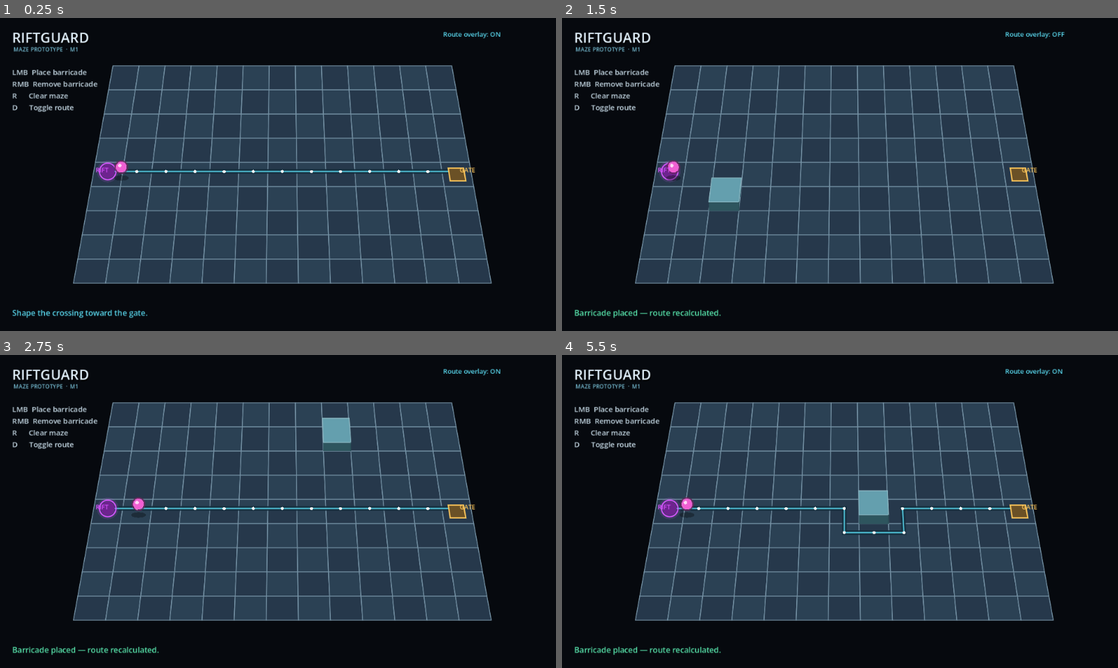
Above: before the commit, frames 1-4 (two rows, left to right).
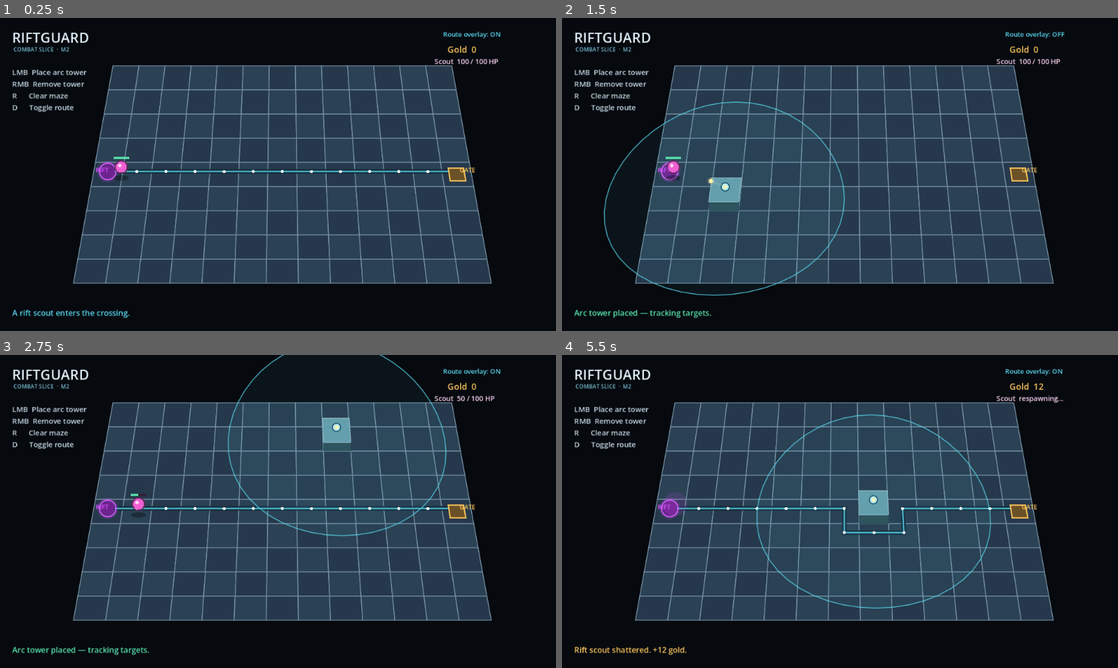
Above: after the commit, the same moments.

Repository: Jotep-boop/Riftguard
Game: Godot game, scene res://main/main.tscn
Two runs of this game, one before a commit and one after it. Both use one fixed random seed, a clock stepped at 60 frames per second and the inputs below.
Inputs (mouse positions are in pixels of both pictures, inside the frame that each line leads up to):
- Up to frame 1 (0.25 s): no input
- Up to frame 2 (1.5 s): tap Enter at 0.5 s; move the mouse to (962, 158) at 0.52 s; hold D 0.53-1.28 s; tap R at 0.6, 1.35 s; click (962, 158) at 0.67 s; move the mouse to (728, 190) at 1.27 s; click (728, 190) at 1.42 s
- Up to frame 3 (2.75 s): move the mouse to (333, 442) at 2.02 s; hold D from 2.03 s (still down); tap R at 2.1 s; click (333, 442) at 2.17 s
- Up to frame 4 (5.5 s): move the mouse to (812, 574) at 2.77 s; tap R every 0.75 s from 2.85 to 5.1 s; click (812, 574) at 2.92 s; move the mouse to (1006, 558) at 3.52 s; release D at 3.53 s; click (1006, 558) at 3.67 s; move the mouse to (673, 464) at 4.27 s; click (673, 464) at 4.42 s; move the mouse to (867, 511) at 5.02 s; click (867, 511) at 5.17 s

The runs differ from the first frame. In frame 1, 0.8% of the frame differs, in the area x 2-90%, y 8-96%; in frame 2, 1.4%; in frame 3, 1.3%; in frame 4, 1.6%, in the area x 2-91%, y 8-96%.

Commit message:
[verified] feat: add first combat slice

Diff:
--- /dev/null
+++ b/gameplay/combat/combat_model.gd
@@ -0,0 +1,94 @@
+class_name CombatModel
+extends RefCounted
+
+const TOWER_RANGE := 4.0
+const TOWER_DAMAGE := 25.0
+const TOWER_COOLDOWN := 0.65
+const PROJECTILE_DURATION := 0.18
+
+var towers: Dictionary = {}
+var enemies: Dictionary = {}
+var projectiles: Array[Dictionary] = []
+var gold := 0
+var events: Array[Dictionary] = []
+
+func add_tower(cell: Vector2i) -> void:
+    towers[cell] = {"cooldown": 0.0}
+
+func remove_tower(cell: Vector2i) -> void:
+    towers.erase(cell)
+
+func add_enemy(id: String, position: Vector2, route_progress: float, max_health: float, reward: int) -> void:
+    for index in range(projectiles.size() - 1, -1, -1):
+        if projectiles[index].target_id == id:
+            projectiles.remove_at(index)
+    enemies[id] = {
+        "position": position,
+        "route_progress": route_progress,
+        "health": max_health,
+        "max_health": max_health,
+        "reward": reward,
+        "alive": true,
+    }
+
+func update_enemy(id: String, position: Vector2, route_progress: float) -> void:
+    if not enemies.has(id):
+        return
+    enemies[id].position = position
+    enemies[id].route_progress = route_progress
+
+func consume_events() -> Array[Dictionary]:
+    var emitted := events.duplicate(true)
+    events.clear()
+    return emitted
+
+func advance(delta: float) -> void:
+    _advance_projectiles(delta)
+    for cell in towers:
+        var tower: Dictionary = towers[cell]
+        tower.cooldown = maxf(0.0, tower.cooldown - delta)
+        if tower.cooldown > 0.0:
+            continue
+        var target_id := _find_target(Vector2(cell))
+        if target_id.is_empty():
+            continue
+        projectiles.append({
+            "origin": Vector2(cell),
+            "target_id": target_id,
+            "remaining": PROJECTILE_DURATION,
+            "duration": PROJECTILE_DURATION,
+        })
+        tower.cooldown = TOWER_COOLDOWN
+        events.append({"type": "shot", "tower_cell": cell, "target_id": target_id})
+
+func _advance_projectiles(delta: float) -> void:
+    for index in range(projectiles.size() - 1, -1, -1):
+        var projectile: Dictionary = projectiles[index]
+        projectile.remaining -= delta
+        if projectile.remaining > 0.0001:
+            continue
+        projectiles.remove_at(index)
+        var target_id: String = projectile.target_id
+        if not enemies.has(target_id) or not enemies[target_id].alive:
+            continue
+        var enemy: Dictionary = enemies[target_id]
+        enemy.health = maxf(0.0, enemy.health - TOWER_DAMAGE)
+        events.append({"type": "hit", "target_id": target_id, "damage": TOWER_DAMAGE})
+        if enemy.health <= 0.0:
+            enemy.alive = false
+            gold += enemy.reward
+            events.append({"type": "death", "target_id": target_id, "reward": enemy.reward})
+
+func _find_target(tower_position: Vector2) -> String:
+    var best_id := ""
+    var best_progress := -INF
+    for id in enemies:
+        var enemy: Dictionary = enemies[id]
+        if not enemy.alive:
+            continue
+        if tower_position.distance_to(enemy.position) > TOWER_RANGE:
+            continue
+        if enemy.route_progress > best_progress:
+            best_progress = enemy.route_progress
+            best_id = id
+    return best_id
--- a/main/main.gd
+++ b/main/main.gd
@@ -1,6 +1,7 @@
 extends Node2D
 
 const BoardModelScript = preload("res://gameplay/board/board_model.gd")
+const CombatModelScript = preload("res://gameplay/combat/combat_model.gd")
 
 const BOARD_SIZE := Vector2i(13, 9)
 const START_CELL := Vector2i(0, 4)
@@ -12,6 +13,10 @@
 const BOTTOM_CELL_WIDTH := 74.0
 const BLOCK_HEIGHT := 20.0
 const ENEMY_SPEED := 125.0
+const ENEMY_ID := "scout"
+const ENEMY_MAX_HEALTH := 100.0
+const ENEMY_REWARD := 12
+const RESPAWN_DELAY := 0.9
 
 const COLOR_FLOOR_A := Color("#26384b")
 const COLOR_FLOOR_B := Color("#2b4154")
@@ -21,24 +26,44 @@
 const COLOR_INVALID := Color("#ff6b74")
 const COLOR_RIFT := Color("#d852ff")
 const COLOR_GATE := Color("#ffc85c")
+const COLOR_TOWER := Color("#4f92a3")
+const COLOR_PROJECTILE := Color("#fff3a8")
 
 var board_model
+var combat_model
 var hovered_cell := Vector2i(-1, -1)
 var show_route := true
 var enemy_position := Vector2.ZERO
 var enemy_route_index := 0
 var enemy_segment_progress := 0.0
+var enemy_respawn_timer := 0.0
+var hit_flash_timer := 0.0
+var death_burst_timer := 0.0
 var status_label: Label
 var route_label: Label
+var gold_label: Label
+var enemy_label: Label
 
 func _ready() -> void:
     board_model = BoardModelScript.new(BOARD_SIZE, START_CELL, GOAL_CELL)
+    combat_model = CombatModelScript.new()
     _build_interface()
-    _reset_enemy()
+    _spawn_enemy()
     queue_redraw()
 
 func _process(delta: float) -> void:
-    _advance_enemy(delta)
+    hit_flash_timer = maxf(0.0, hit_flash_timer - delta)
+    death_burst_timer = maxf(0.0, death_burst_timer - delta)
+    if enemy_respawn_timer > 0.0:
+        enemy_respawn_timer -= delta
+        if enemy_respawn_timer <= 0.0:
+            _spawn_enemy()
+    elif _enemy_is_alive():
+        _advance_enemy(delta)
+        combat_model.update_enemy(ENEMY_ID, _enemy_grid_position(), _enemy_route_progress())
+    combat_model.advance(delta)
+    _handle_combat_events()
+    _update_hud()
     queue_redraw()
 
 func _unhandled_input(event: InputEvent) -> void:
@@ -48,14 +73,16 @@
     elif event is InputEventMouseButton and event.pressed:
         hovered_cell = _cell_at_point(event.position)
         if event.button_index == MOUSE_BUTTON_LEFT:
-            _place_hovered_blocker()
+            _place_hovered_tower()
         elif event.button_index == MOUSE_BUTTON_RIGHT:
-            _remove_hovered_blocker()
+            _remove_hovered_tower()
     elif event is InputEventKey and event.pressed and not event.echo:
         if event.keycode == KEY_R:
             board_model.clear_blockers()
+            for cell in combat_model.towers.keys():
+                combat_model.remove_tower(cell)
             _set_status("Maze cleared. The rift has a straight shot again.", COLOR_ROUTE)
-            _reset_enemy()
+            _reset_enemy_movement()
         elif event.keycode == KEY_D:
             show_route = not show_route
             route_label.text = "Route overlay: %s" % ("ON" if show_route else "OFF")
@@ -66,8 +93,10 @@
     if show_route:
         _draw_route()
     _draw_endpoints()
-    _draw_blockers()
+    _draw_range_preview()
+    _draw_towers()
     _draw_hover_preview()
+    _draw_projectiles()
     _draw_enemy()
 
 func _draw_board() -> void:
@@ -101,21 +130,33 @@
     draw_colored_polygon(gate_tile, Color("#6b5126"))
     draw_polyline(_close_polygon(gate_tile), COLOR_GATE, 3.0, true)
 
-func _draw_blockers() -> void:
+func _draw_range_preview() -> void:
+    if not combat_model.towers.has(hovered_cell):
+        return
+    var ring := PackedVector2Array()
+    for step in range(49):
+        var angle := TAU * float(step) / 48.0
+        var point := Vector2(hovered_cell) + Vector2(cos(angle), sin(angle)) * CombatModelScript.TOWER_RANGE
+        ring.append(_grid_position_to_world(point))
+    draw_colored_polygon(ring, Color(COLOR_ROUTE, 0.055))
+    draw_polyline(ring, Color(COLOR_ROUTE, 0.72), 2.0, true)
+
+func _draw_towers() -> void:
     for depth in range(BOARD_SIZE.y):
         for cell in board_model.blocked.keys():
-            if cell.y == depth:
-                _draw_prism(cell, Color("#4f92a3"), 1.0)
+            if cell.y != depth:
+                continue
+            _draw_prism(cell, COLOR_TOWER, 1.0)
+            var turret := _cell_to_world(cell) - Vector2(0.0, BLOCK_HEIGHT + 7.0)
+            draw_circle(turret, 8.0, Color("#b7edf3"))
+            draw_circle(turret, 4.0, COLOR_PROJECTILE)
+            draw_arc(turret, 9.5, 0.0, TAU, 18, Color("#24566a"), 2.0, true)
 
 func _draw_hover_preview() -> void:
     if not _inside_board(hovered_cell) or board_model.blocked.has(hovered_cell):
         return
     var allowed: bool = board_model.can_place_blocker(hovered_cell)
-    _draw_prism(
-        hovered_cell,
-        Color(COLOR_VALID if allowed else COLOR_INVALID, 0.62),
-        0.88
-    )
+    _draw_prism(hovered_cell, Color(COLOR_VALID if allowed else COLOR_INVALID, 0.62), 0.88)
 
 func _draw_prism(cell: Vector2i, color: Color, scale_factor: float) -> void:
     var base := _tile_polygon(cell, scale_factor)
@@ -130,34 +171,68 @@
     draw_polyline(_close_polygon(top), color.lightened(0.35), 1.6, true)
     draw_line(top[2], base[2], color.darkened(0.5), 1.5, true)
 
+func _draw_projectiles() -> void:
+    for projectile in combat_model.projectiles:
+        if not combat_model.enemies.has(projectile.target_id):
+            continue
+        var origin_cell := Vector2i(projectile.origin)
+        var origin := _cell_to_world(origin_cell) - Vector2(0.0, BLOCK_HEIGHT + 8.0)
+        var target := enemy_position - Vector2(0.0, 17.0)
+        var progress: float = 1.0 - projectile.remaining / projectile.duration
+        var position := origin.lerp(target, clampf(progress, 0.0, 1.0))
+        draw_line(origin, position, Color(COLOR_PROJECTILE, 0.22), 2.0, true)
+        draw_circle(position, 5.0, COLOR_PROJECTILE)
+        draw_circle(position, 9.0, Color(COLOR_PROJECTILE, 0.16))
+
 func _draw_enemy() -> void:
+    if death_burst_timer > 0.0:
+        var burst_radius := 18.0 + (0.5 - death_burst_timer) * 45.0
+        draw_circle(enemy_position - Vector2(0.0, 17.0), burst_radius, Color(COLOR_RIFT, death_burst_timer * 0.45))
+    if not _enemy_is_alive():
+        return
     draw_set_transform(enemy_position + Vector2(0.0, 8.0), 0.0, Vector2(1.3, 0.48))
     draw_circle(Vector2.ZERO, 13.0, Color(0.0, 0.0, 0.0, 0.32))
     draw_set_transform(Vector2.ZERO)
     var body := enemy_position - Vector2(0.0, 17.0)
-    draw_circle(body, 12.5, Color("#f05fd2"))
+    var body_color := Color.WHITE if hit_flash_timer > 0.0 else Color("#f05fd2")
+    draw_circle(body, 12.5, body_color)
     draw_circle(body - Vector2(3.5, 3.5), 4.0, Color("#ffd7f6"))
     draw_arc(body, 14.5, 0.0, TAU, 24, Color("#6f235e"), 2.0, true)
-
-func _place_hovered_blocker() -> void:
+    var enemy: Dictionary = combat_model.enemies[ENEMY_ID]
+    var health_ratio: float = enemy.health / enemy.max_health
+    var bar_position := body + Vector2(-18.0, -24.0)
+    draw_rect(Rect2(bar_position, Vector2(36.0, 5.0)), Color("#321f32"))
+    draw_rect(Rect2(bar_position, Vector2(36.0 * health_ratio, 5.0)), COLOR_VALID)
+
+func _place_hovered_tower() -> void:
     if board_model.try_place_blocker(hovered_cell):
-        _set_status("Barricade placed — route recalculated.", COLOR_VALID)
-        _reset_enemy()
+        combat_model.add_tower(hovered_cell)
+        _set_status("Arc tower placed — tracking targets.", COLOR_VALID)
+        _reset_enemy_movement()
     else:
-        _set_status("Placement rejected — the rift must retain a route.", COLOR_INVALID)
+        _set_status("Placement rejected — breach attacks arrive in the next slice.", COLOR_INVALID)
     queue_redraw()
 
-func _remove_hovered_blocker() -> void:
+func _remove_hovered_tower() -> void:
     if board_model.remove_blocker(hovered_cell):
-        _set_status("Barricade removed.", COLOR_ROUTE)
-        _reset_enemy()
+        combat_model.remove_tower(hovered_cell)
+        _set_status("Arc tower removed.", COLOR_ROUTE)
+        _reset_enemy_movement()
         queue_redraw()
 
-func _reset_enemy() -> void:
+func _spawn_enemy() -> void:
+    enemy_respawn_timer = 0.0
+    _reset_enemy_movement()
+    combat_model.add_enemy(ENEMY_ID, _enemy_grid_position(), 0.0, ENEMY_MAX_HEALTH, ENEMY_REWARD)
+    _set_status("A rift scout enters the crossing.", COLOR_ROUTE)
+
+func _reset_enemy_movement() -> void:
     enemy_route_index = 0
     enemy_segment_progress = 0.0
     if not board_model.route.is_empty():
         enemy_position = _cell_to_world(board_model.route.front())
+    if combat_model != null and combat_model.enemies.has(ENEMY_ID):
+        combat_model.update_enemy(ENEMY_ID, _enemy_grid_position(), 0.0)
 
 func _advance_enemy(delta: float) -> void:
     if board_model.route.size() < 2:
@@ -167,7 +242,8 @@
         var from := _cell_to_world(board_model.route[enemy_route_index])
         var next_index := enemy_route_index + 1
         if next_index >= board_model.route.size():
-            _reset_enemy()
+            _set_status("Scout reached the gate — lives arrive with M3.", COLOR_GATE)
+            _spawn_enemy()
             return
         var to := _cell_to_world(board_model.route[next_index])
         var segment_length := from.distance_to(to)
@@ -181,12 +257,48 @@
         enemy_segment_progress = 0.0
         enemy_position = to
 
+func _enemy_grid_position() -> Vector2:
+    if board_model.route.is_empty():
+        return Vector2(START_CELL)
+    var current := Vector2(board_model.route[enemy_route_index])
+    var next_index := mini(enemy_route_index + 1, board_model.route.size() - 1)
+    return current.lerp(Vector2(board_model.route[next_index]), enemy_segment_progress)
+
+func _enemy_route_progress() -> float:
+    if board_model.route.size() < 2:
+        return 0.0
+    return (float(enemy_route_index) + enemy_segment_progress) / float(board_model.route.size() - 1)
+
+func _enemy_is_alive() -> bool:
+    return combat_model != null and combat_model.enemies.has(ENEMY_ID) and combat_model.enemies[ENEMY_ID].alive
+
+func _handle_combat_events() -> void:
+    for event in combat_model.consume_events():
+        if event.type == "hit":
+            hit_flash_timer = 0.12
+        elif event.type == "death":
+            death_burst_timer = 0.5
+            enemy_respawn_timer = RESPAWN_DELAY
+            _set_status("Rift scout shattered. +%d gold." % event.reward, COLOR_GATE)
+
+func _update_hud() -> void:
+    gold_label.text = "Gold  %d" % combat_model.gold
+    if _enemy_is_alive():
+        var enemy: Dictionary = combat_model.enemies[ENEMY_ID]
+        enemy_label.text = "Scout  %d / %d HP" % [ceili(enemy.health), ceili(enemy.max_health)]
+    else:
+        enemy_label.text = "Scout  respawning..."
+
 func _cell_to_world(cell: Vector2i) -> Vector2:
-    var tile := _tile_polygon(cell, 1.0)
-    var center := Vector2.ZERO
-    for point in tile:
-        center += point
-    return center / tile.size()
+    return _grid_position_to_world(Vector2(cell))
+
+func _grid_position_to_world(position: Vector2) -> Vector2:
+    var depth_ratio := (position.y + 0.5) / BOARD_SIZE.y
+    var row_width := lerpf(TOP_CELL_WIDTH, BOTTOM_CELL_WIDTH, depth_ratio)
+    return Vector2(
+        BOARD_CENTER_X + (position.x + 0.5 - BOARD_SIZE.x * 0.5) * row_width,
+        lerpf(BOARD_TOP_Y, BOARD_BOTTOM_Y, depth_ratio)
+    )
 
 func _cell_at_point(point: Vector2) -> Vector2i:
     for depth in range(BOARD_SIZE.y):
@@ -222,11 +334,7 @@
         center += point
     return center / points.size()
 
-func _scaled_polygon(
-    points: PackedVector2Array,
-    center: Vector2,
-    scale_factor: float
-) -> PackedVector2Array:
+func _scaled_polygon(points: PackedVector2Array, center: Vector2, scale_factor: float) -> PackedVector2Array:
     var scaled := PackedVector2Array()
     for point in points:
         scaled.append(center + (point - center) * scale_factor)
@@ -243,13 +351,15 @@
     title.add_theme_constant_override("shadow_offset_x", 2)
     title.add_theme_constant_override("shadow_offset_y", 3)
 
-    _make_label("MAZE PROTOTYPE  ·  M1", Vector2(31, 63), 13, Color("#77bed4"))
-    _make_label("LMB  Place barricade\nRMB  Remove barricade\nR      Clear maze\nD      Toggle route", Vector2(28, 112), 17, Color("#c5d9e5"))
+    _make_label("COMBAT SLICE  ·  M2", Vector2(31, 63), 13, Color("#77bed4"))
+    _make_label("LMB  Place arc tower\nRMB  Remove tower\nR      Clear maze\nD      Toggle route", Vector2(28, 112), 17, Color("#c5d9e5"))
     _make_label("RIFT", Vector2(220, 340), 14, COLOR_RIFT)
     _make_label("GATE", Vector2(1058, 340), 14, COLOR_GATE)
 
     route_label = _make_label("Route overlay: ON", Vector2(1020, 26), 15, COLOR_ROUTE)
-    status_label = _make_label("Shape the crossing toward the gate.", Vector2(28, 665), 18, COLOR_ROUTE)
+    gold_label = _make_label("Gold  0", Vector2(1030, 58), 20, COLOR_GATE)
+    enemy_label = _make_label("Scout  100 / 100 HP", Vector2(1000, 88), 16, Color("#ffd7f6"))
+    status_label = _make_label("Build an arc tower and let it hunt.", Vector2(28, 665), 18, COLOR_ROUTE)
 
 func _make_label(text: String, position: Vector2, font_size: int, color: Color) -> Label:
     var label := Label.new()
@@ -261,5 +371,7 @@
     return label
 
 func _set_status(text: String, color: Color) -> void:
+    if status_label == null:
+        return
     status_label.text = text
     status_label.add_theme_color_override("font_color", color)
--- a/tests/run_tests.gd
+++ b/tests/run_tests.gd
@@ -2,6 +2,7 @@
 
 const GridPathfinder = preload("res://gameplay/board/grid_pathfinder.gd")
 const BoardModel = preload("res://gameplay/board/board_model.gd")
+const CombatModel = preload("res://gameplay/combat/combat_model.gd")
 
 var failures := 0
 
@@ -15,8 +16,16 @@
     _test_board_clears_all_blockers()
     _test_board_previews_a_legal_placement()
     _test_board_previews_a_route_sealing_placement()
+    _test_combat_model_resource_exists()
+    _test_tower_targets_enemy_furthest_along_route()
+    _test_projectile_applies_damage_only_after_travel()
+    _test_enemy_death_grants_reward_once()
+    _test_enemy_position_update_changes_targetability()
+    _test_removed_tower_stops_attacking()
+    _test_combat_events_are_consumed_once()
+    _test_respawn_discards_stale_projectiles()
     if failures == 0:
-        print("PASS: 9 tests")
+        print("PASS: 17 tests")
         quit(0)
     else:
         push_error("FAIL: %d assertion(s)" % failures)
@@ -97,6 +106,80 @@
     if board.has_method("can_place_blocker"):
         _expect(not board.can_place_blocker(Vector2i(1, 0)), "preview rejects a sealed route")
 
+func _test_combat_model_resource_exists() -> void:
+    _expect(
+        ResourceLoader.exists("res://gameplay/combat/combat_model.gd"),
+        "combat model resource exists"
+    )
+
+func _test_tower_targets_enemy_furthest_along_route() -> void:
+    var combat = CombatModel.new()
+    combat.add_tower(Vector2i(1, 1))
+    combat.add_enemy("trailing", Vector2(2, 1), 0.2, 100.0, 5)
+    combat.add_enemy("leading", Vector2(3, 1), 0.7, 100.0, 5)
+    combat.advance(0.0)
+    _expect(combat.projectiles.size() == 1, "tower fires one projectile when enemies are in range")
+    if not combat.projectiles.is_empty():
+        _expect(combat.projectiles[0].target_id == "leading", "tower targets the enemy furthest along the route")
+
+func _test_projectile_applies_damage_only_after_travel() -> void:
+    var combat = CombatModel.new()
+    combat.add_tower(Vector2i(1, 1))
+    combat.add_enemy("enemy", Vector2(2, 1), 0.5, 100.0, 5)
+    combat.advance(0.0)
+    combat.advance(CombatModel.PROJECTILE_DURATION - 0.01)
+    _expect(combat.enemies["enemy"].health == 100.0, "projectile does not damage before impact")
+    combat.advance(0.01)
+    _expect(combat.enemies["enemy"].health == 75.0, "projectile applies tower damage on impact")
+    _expect(combat.projectiles.is_empty(), "resolved projectile is removed")
+
+func _test_enemy_death_grants_reward_once() -> void:
+    var combat = CombatModel.new()
+    combat.add_tower(Vector2i(1, 1))
+    combat.add_enemy("enemy", Vector2(2, 1), 0.5, 25.0, 7)
+    combat.advance(0.0)
+    combat.advance(CombatModel.PROJECTILE_DURATION)
+    _expect(not combat.enemies["enemy"].alive, "enemy dies when health reaches zero")
+    _expect(combat.gold == 7, "enemy death grants its reward")
+    combat.advance(CombatModel.TOWER_COOLDOWN * 2.0)
+    _expect(combat.gold == 7, "dead enemy cannot grant its reward twice")
+
+func _test_enemy_position_update_changes_targetability() -> void:
+    var combat = CombatModel.new()
+    combat.add_tower(Vector2i(1, 1))
+    combat.add_enemy("enemy", Vector2(8, 1), 0.1, 100.0, 5)
+    combat.advance(0.0)
+    _expect(combat.projectiles.is_empty(), "tower ignores enemies outside its range")
+    combat.update_enemy("enemy", Vector2(2, 1), 0.5)
+    combat.advance(0.0)
+    _expect(combat.projectiles.size() == 1, "tower acquires an enemy after it enters range")
+
+func _test_removed_tower_stops_attacking() -> void:
+    var combat = CombatModel.new()
+    combat.add_tower(Vector2i(1, 1))
+    combat.add_enemy("enemy", Vector2(2, 1), 0.5, 100.0, 5)
+    combat.remove_tower(Vector2i(1, 1))
+    combat.advance(0.0)
+    _expect(combat.projectiles.is_empty(), "removed tower cannot fire")
+
+func _test_combat_events_are_consumed_once() -> void:
+    var combat = CombatModel.new()
+    combat.add_tower(Vector2i(1, 1))
+    combat.add_enemy("enemy", Vector2(2, 1), 0.5, 100.0, 5)
+    combat.advance(0.0)
+    var emitted: Array[Dictionary] = combat.consume_events()
+    _expect(emitted.size() == 1 and emitted[0].type == "shot", "combat emits a shot event")
+    _expect(combat.consume_events().is_empty(), "combat events are delivered only once")
+
+func _test_respawn_discards_stale_projectiles() -> void:
+    var combat = CombatModel.new()
+    combat.add_tower(Vector2i(1, 1))
+    combat.add_enemy("enemy", Vector2(2, 1), 0.5, 100.0, 5)
+    combat.advance(0.0)
+    combat.add_enemy("enemy", Vector2(0, 0), 0.0, 100.0, 5)
+    combat.advance(CombatModel.PROJECTILE_DURATION)
+    _expect(combat.enemies["enemy"].health == 100.0, "projectiles from a prior life cannot hit a respawned enemy")
+
 func _expect(condition: bool, message: String) -> void:
     if not condition:
         failures += 1
--- a/tests/smoke_test.gd
+++ b/tests/smoke_test.gd
@@ -14,6 +14,15 @@
 
     if instance.get("board_model") == null:
         push_error("Main scene did not initialize its board model")
+        quit(1)
+        return
+
+    if instance.get("combat_model") == null:
+        push_error("Main scene did not initialize its combat model")
+        quit(1)
+        return
+    if not instance.combat_model.enemies.has("scout"):
+        push_error("Main scene must spawn the combat slice enemy")
         quit(1)
         return
 
Not shown, added: gameplay/combat/combat_model.gd.uid
Not shown, changed: README.md
Not shown, changed: ROADMAP.md
